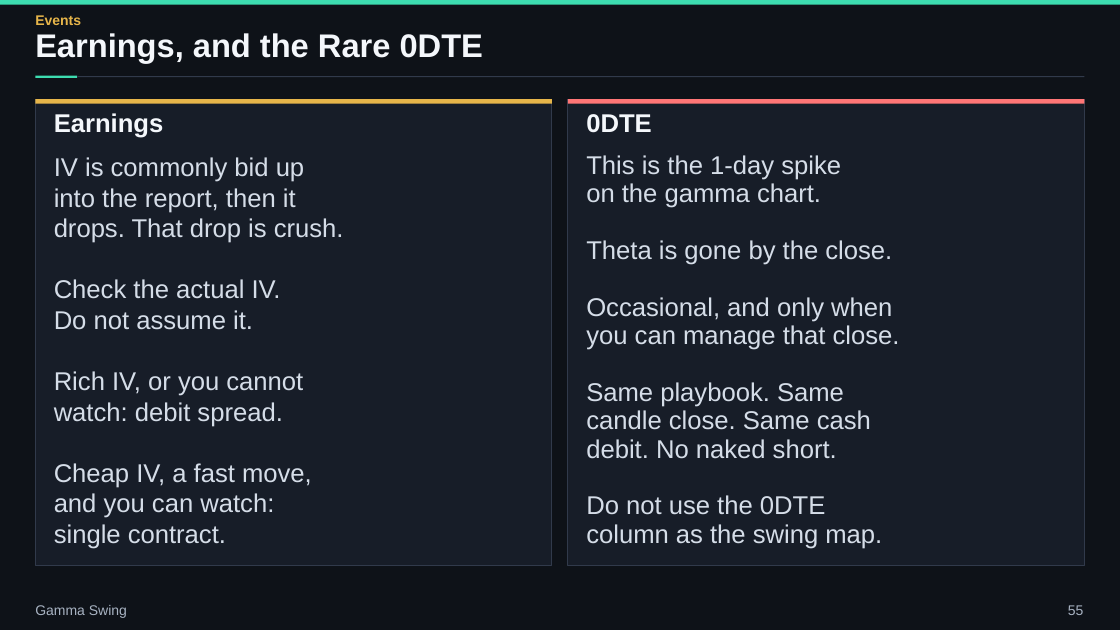
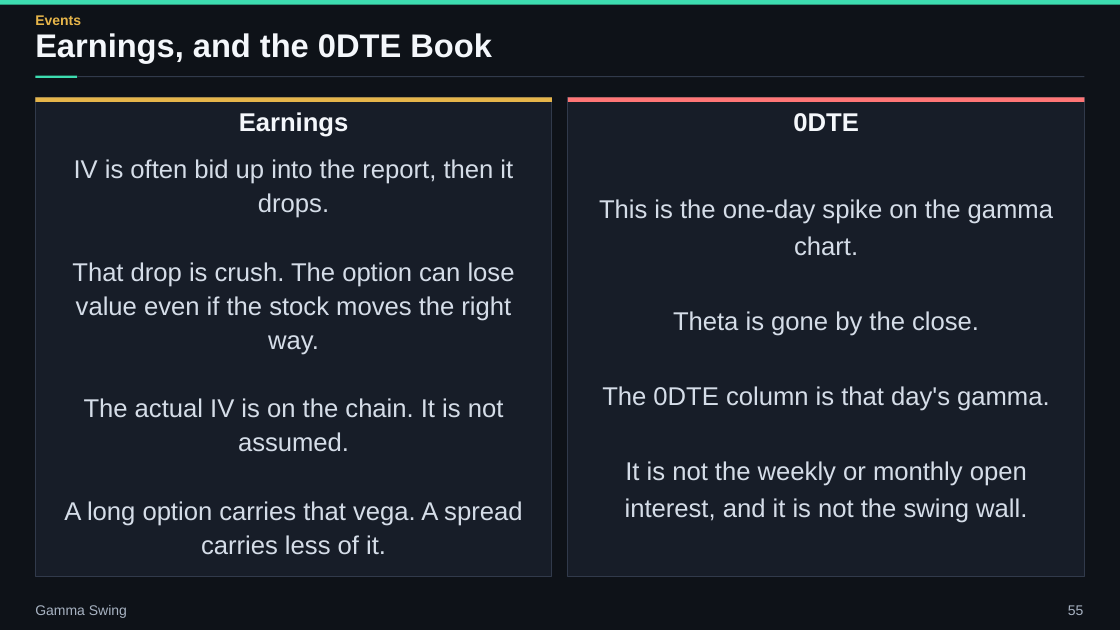
Before and after one commit to ArazMedia/Planner-Brain, a slide deck: slide 55 of decks/gamma-swing/gamma_swing.pptx. Drawn at 1120x630 pixels with LibreOffice and Linux fonts; fonts in the diff are those of the drawing. Boxes give left, top, right and bottom in pixels: in the first picture for what was removed or moved away, otherwise in the second. Text is boxed around its words. In the diff, an @@ line names an element or a change of style, - is before the commit and + after.

```diff
--- a/decks/gamma-swing/gamma_swing.pptx
+++ b/decks/gamma-swing/gamma_swing.pptx
@@ text at (35,33,492,63): text changed @@
-Earnings, and the Rare 0DTE
+Earnings, and the 0DTE Book
@@ rectangle: place and size @@
-rectangle at (35,99,552,565)
+rectangle at (35,97,552,576)
@@ text "Earnings" at (239,112,349,137): alignment left to centre @@
@@ rectangle: place and size @@
-rectangle at (568,99,1085,565)
+rectangle at (568,97,1085,576)
@@ text "0DTE" at (793,113,858,132): alignment left to centre @@
@@ text at (64,159,522,555): text changed @@
-IV is commonly bid up
-into the report, then it
-drops. That drop is crush.
-Check the actual IV.
-Do not assume it.
-Rich IV, or you cannot
-watch: debit spread.
-Cheap IV, a fast move,
-and you can watch:
-single contract.
+IV is often bid up into the report, then it drops.
+That drop is crush. The option can lose value even if the stock moves the right way.
+The actual IV is on the chain. It is not assumed.
+A long option carries that vega. A spread carries less of it.
@@ text "This is the one-day spike ...": place and size @@
-text "This is the one-day spike ..." at (586,155,900,549)
+text "This is the one-day spike ..." at (599,199,1053,523)
@@ text at (599,199,1053,256): text changed @@
-This is the 1-day spike
-on the gamma chart.
+This is the one-day spike on the gamma chart.
@@ text at (673,311,979,336): alignment left to centre; line spacing 24.3pt to 32.1pt @@
@@ text at (602,386,1050,523): text changed @@
-Occasional, and only when
-you can manage that close.
-Same playbook. Same
-candle close. Same cash
-debit. No naked short.
-Do not use the 0DTE
-column as the swing map.
+The 0DTE column is that day's gamma.
+It is not the weekly or monthly open interest, and it is not the swing wall.
```
Also in this commit, not shown: 33 other slides changed, 12 slides added, 12 slides removed, 47 other files.
